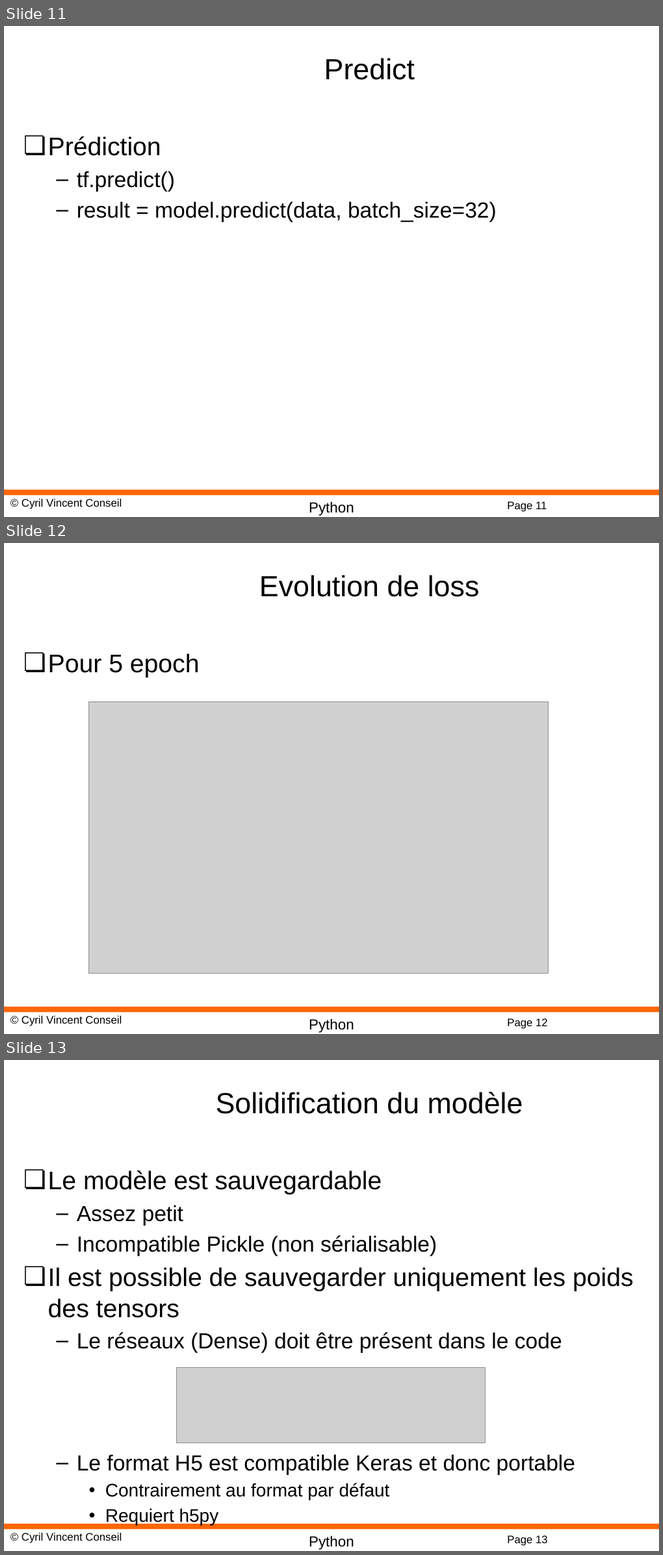
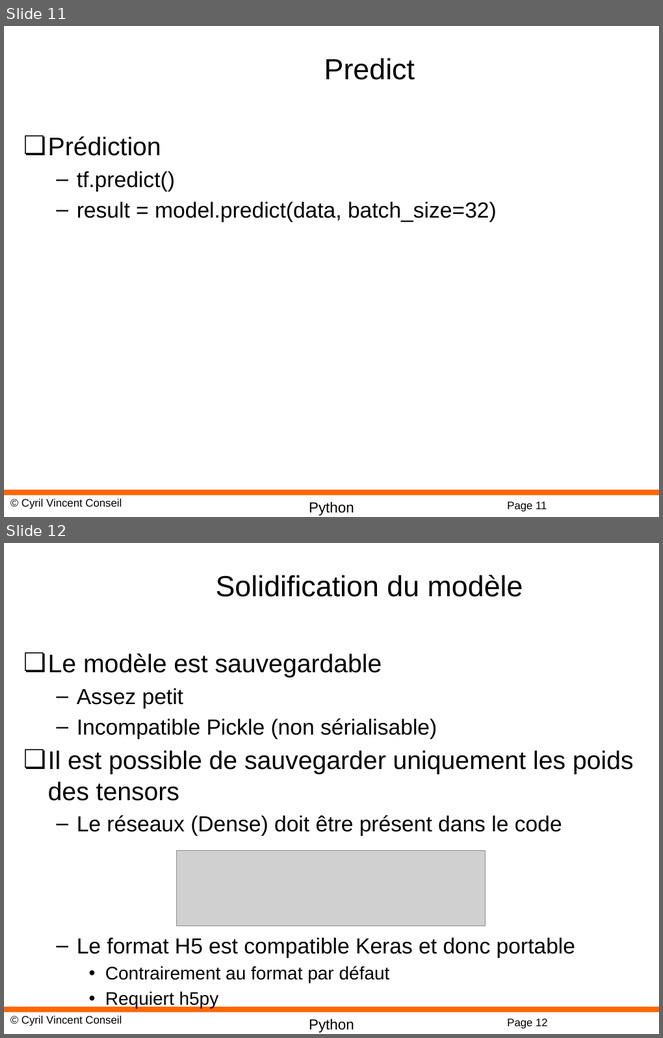
Before and after one commit to cyrilvincent/ML, a slide deck: PPT/DeepLearning25-Keras.pptx. Shown one above the other, each under a label of ours: slides 11, 12 and 13 before the commit, slides 11 and 12 after it. The pictures are 663x1555 and 663x1038 pixels, drawn with LibreOffice and Linux fonts; fonts in the diff are those of the drawing; grey boxes stand for pictures; background and template pictures are left out. Boxes give left, top, right and bottom in pixels: in the first picture for what was removed or moved away, otherwise in the second. Text is boxed around its words. In the diff, an @@ line names an element or a change of style, - is before the commit and + after.

```diff
--- a/PPT/DeepLearning25-Keras.pptx
+++ b/PPT/DeepLearning25-Keras.pptx
@@ slide 12 removed at (4,543,659,1034), background #FFFFFF; not listed: 4 template elements that a slide beside it also shows @@
@@ title removed at (259,575,480,597) @@
-Evolution de loss
@@ text removed at (48,653,200,678) @@
-❏ Pour 5 epoch
@@ picture removed at (89,702,549,973) @@
@@ what was slide 13 is now slide 12 @@
@@ page number at (507,1019,548,1029): text changed @@
-Page 13
+Page 12
```
Also in this commit, not shown: 5 other files.
